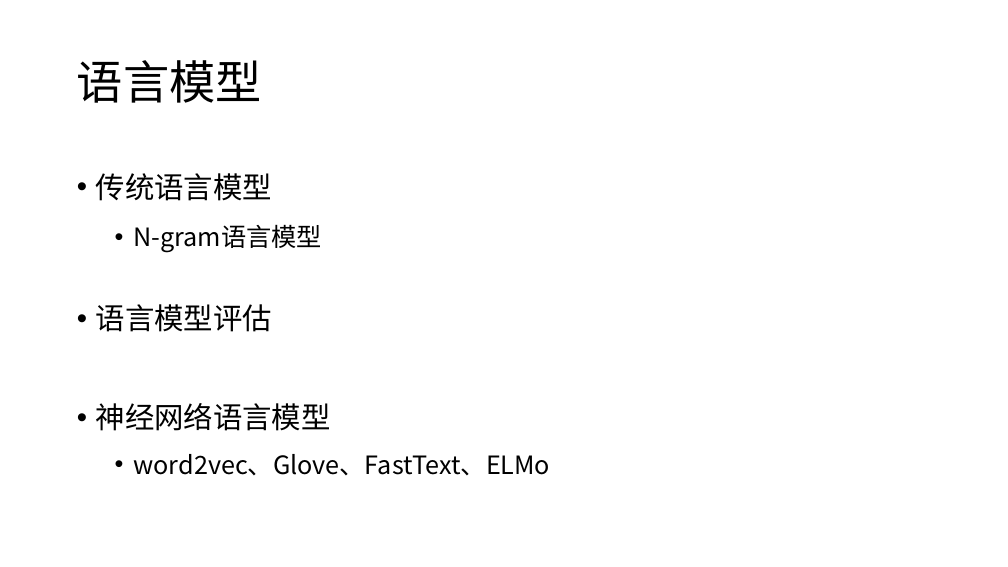
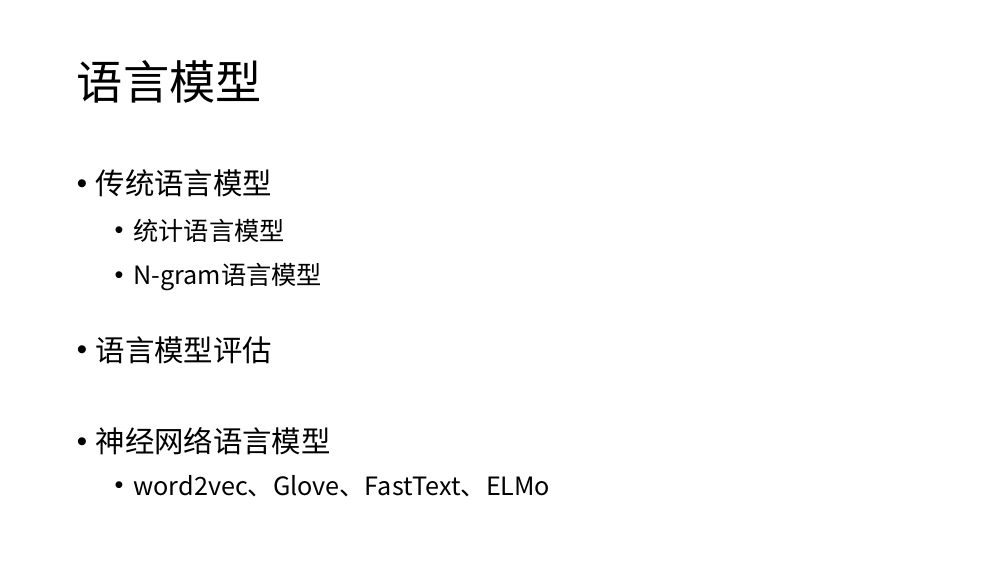
Before and after one commit to charlesXu86/Chatbot_CN, a slide deck: slide 3 of Chatbot_Doc/课程/NLP-4-语言模型.pptx. Drawn at 1008x567 pixels with LibreOffice and Linux fonts; fonts in the diff are those of the drawing. Boxes give left, top, right and bottom in pixels: in the first picture for what was removed or moved away, otherwise in the second. Text is boxed around its words. In the diff, an @@ line names an element or a change of style, - is before the commit and + after.

Commit message:
语言模型

```diff
--- a/Chatbot_Doc/课程/NLP-4-语言模型.pptx
+++ b/Chatbot_Doc/课程/NLP-4-语言模型.pptx
@@ text at [96, 169, 551, 496]: line spacing 1.4 to 1.3; line spacing 0.9 to 0.8; line spacing 1.3 to 1.2 @@
@@ text at [134, 218, 285, 242]: paragraph added @@
+  • 统计语言模型
```
Also in this commit, not shown: 3 other slides changed, 9 slides added.
